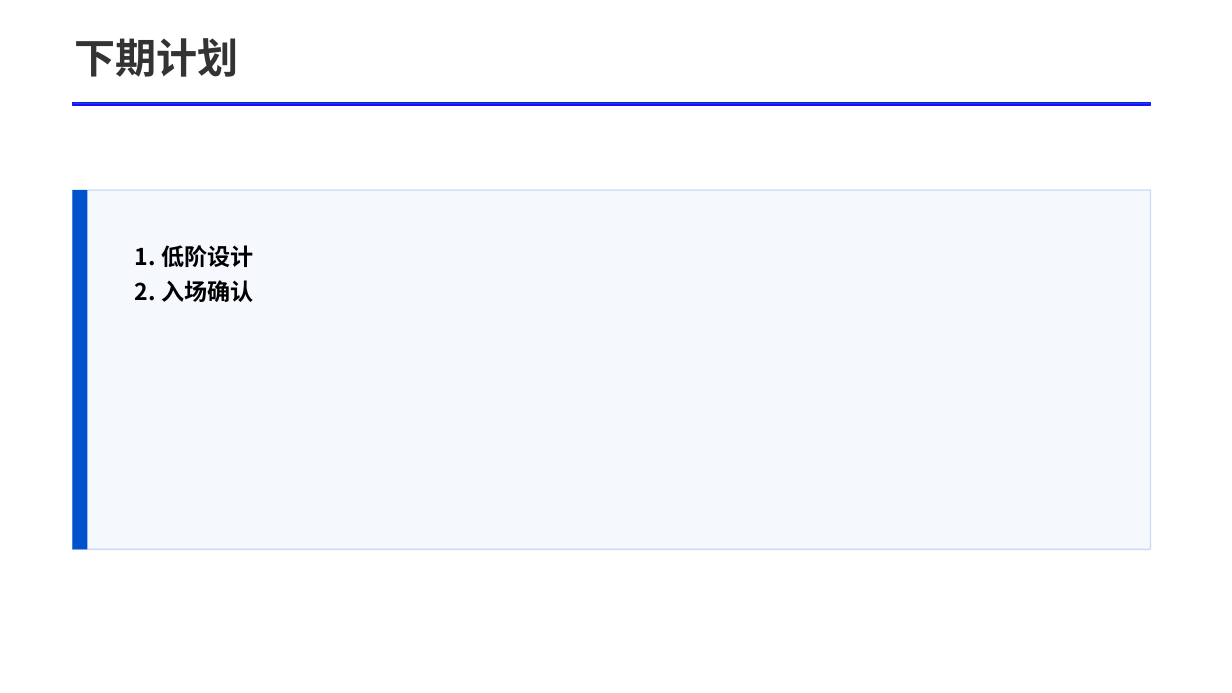
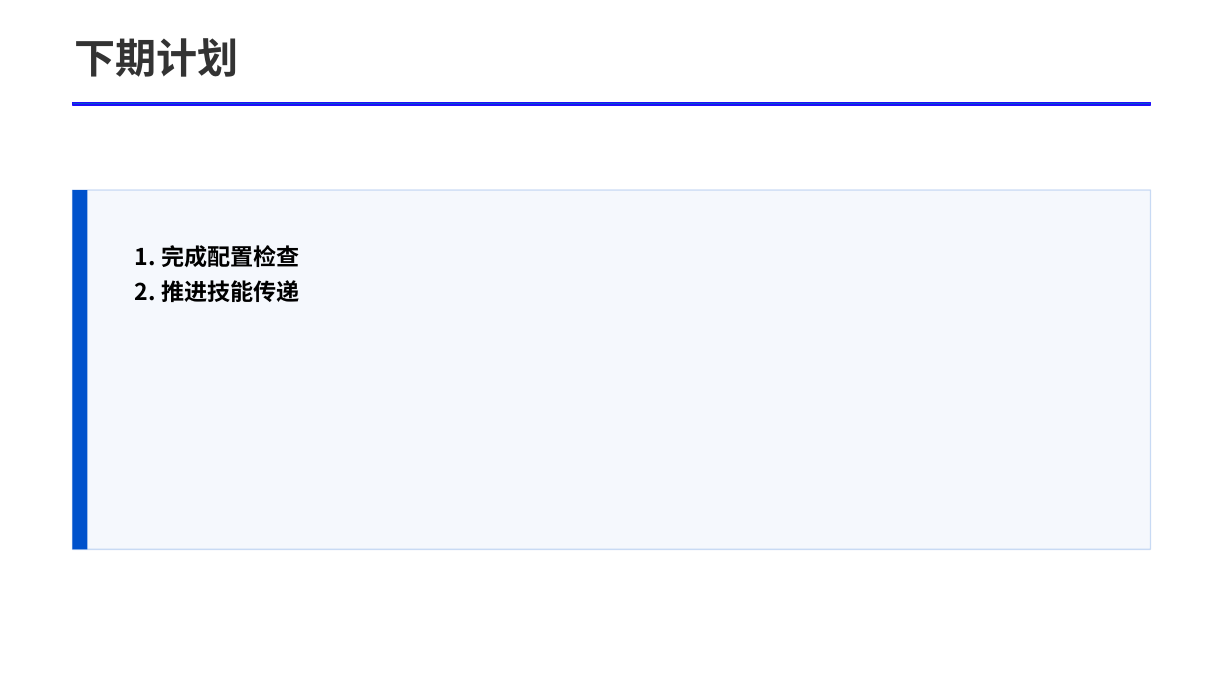
Before and after one commit to SanChiaki/report_generator, a slide deck: slide 7 of examples/italy_progress_report/preview_replace_report.pptx. Drawn at 1232x693 pixels with LibreOffice and Linux fonts; fonts in the diff are those of the drawing. Boxes give left, top, right and bottom in pixels: in the first picture for what was removed or moved away, otherwise in the second. Text is boxed around its words. In the diff, an @@ line names an element or a change of style, - is before the commit and + after.

```diff
--- a/examples/italy_progress_report/preview_replace_report.pptx
+++ b/examples/italy_progress_report/preview_replace_report.pptx
@@ text at box(135, 245, 300, 302): text changed @@
-1. 低阶设计
-2. 入场确认
+1. 完成配置检查
+2. 推进技能传递
```
Also in this commit, not shown: 3 other slides changed, 7 other files.
